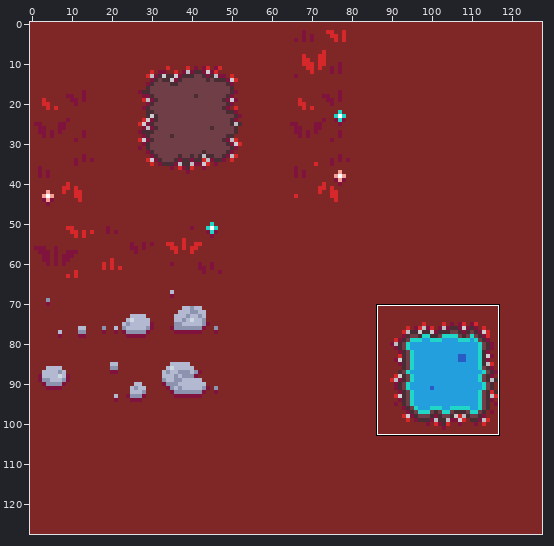
Two states of a sprite sheet, tilesets/hellTiles.png. The first picture is a wide view before the edit; the outline marks the close-up.
Close-up. Before:
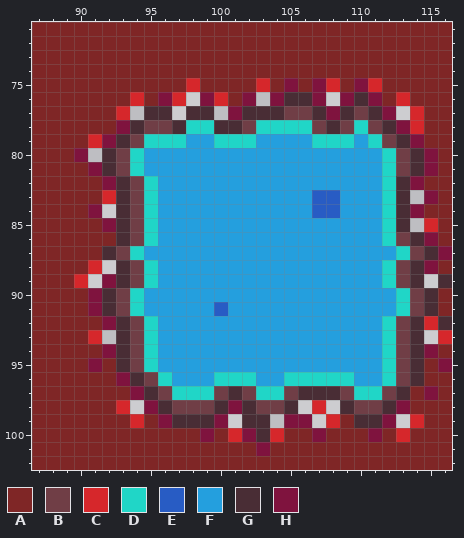
The file is 128x128 pixels. Shown: x 87..116, y 71..102.
Palette (. is transparent): A #7f2626  B #703e46  C #d6272b  D #20d6c7  E #285cc4  F #249fde  G #492d35  H #7f133e
Once edited:
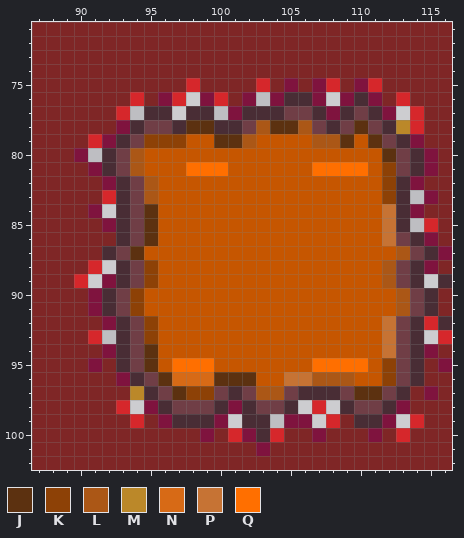
Colours new in this view: J #5c3110  K #8d4106  L #ab5716  M #bb8829  N #d76a16  P #c67334  Q #ff6f00
The exact change:
@@ palette @@
-F #249fde
+F #c65600
@@ x 87..116 @@
  77 AAAAAAC.GG.GG.HGGGBBGHGBGH.CAA
- 78 AAAAAAHGBBGDDGGBDDDDBGBDBGHCAA
- 79 AAAACHGBDDDFFDDDFFFFDDDFDBGHAA
- 80 AAAH.GBDFFFFFFFFFFFFFFFFFDBGHA
- 81 AAAAHGBDFFFFFFFFFFFFFFFFFDBGHA
- 82 AAAAAHGBDFFFFFFFFFFFFFFFFDGHAA
- 83 AAAAACGBDFFFFFFFFFFFEEFFFDG.HA
- 84 AAAAH.GBDFFFFFFFFFFFEEFFFDGHAA
- 85 AAAAAHGBDFFFFFFFFFFFFFFFFDG.CA
- 86 AAAAAAGBDFFFFFFFFFFFFFFFFDBGHA
- 87 AAAAAGBDFFFFFFFFFFFFFFFFFFDBGH
- 88 AAAAC.GBDFFFFFFFFFFFFFFFFDBGHA
- 89 AAAC.HGBDFFFFFFFFFFFFFFFFDBG.G
- 90 AAAAHGBDFFFFFFFFFFFFFFFFFFDBGA
- 91 AAAAHGBDFFFFFEFFFFFFFFFFFFDBGA
- 92 AAAAAHGBDFFFFFFFFFFFFFFFFDBGCG
- 93 AAAAC.GBDFFFFFFFFFFFFFFFFDBG.C
- 94 AAAAAHGBDFFFFFFFFFFFFFFFFDBGHA
- 95 AAAAHAGBDFFFFFFFFFFFFFFFFDBGAH
- 96 AAAAAAHGBDFFFDDDFFDDDDDFFDBGAA
- 97 AAAAAAAHGBDDDBGBDDBGGGBDDBGAHA
+ 78 AAAAAAHGBBGJJGGBLJJLBGBJBGMCAA
+ 79 AAAACHGBKKKFFJJLFFFFLLJFJBGHAA
+ 80 AAAH.GBLFFFFFFFFFFFFFFFFFJBGHA
+ 81 AAAAHGBLFFFQQQFFFFFFQQQQFKBGHA
+ 82 AAAAAHGBLFFFFFFFFFFFFFFFFKGHAA
+ 83 AAAAACGBLFFFFFFFFFFFFFFFFKG.HA
+ 84 AAAAH.GBJFFFFFFFFFFFFFFFFPGHAA
+ 85 AAAAAHGBJFFFFFFFFFFFFFFFFPG.CA
+ 86 AAAAAAGBJFFFFFFFFFFFFFFFFPBGHA
+ 87 AAAAAGBJFFFFFFFFFFFFFFFFFFLBGH
+ 88 AAAAC.GBKFFFFFFFFFFFFFFFFLBGHA
+ 89 AAAC.HGBKFFFFFFFFFFFFFFFFLBG.G
+ 90 AAAAHGBKFFFFFFFFFFFFFFFFFFLBGA
+ 91 AAAAHGBKFFFFFFFFFFFFFFFFFFLBGA
+ 92 AAAAAHGBKFFFFFFFFFFFFFFFFPBGCG
+ 93 AAAAC.GBKFFFFFFFFFFFFFFFFPBG.C
+ 94 AAAAAHGBJFFFFFFFFFFFFFFFFPBGHA
+ 95 AAAAHAGBJFQQQFFFFFFFQQQQFKBGAH
+ 96 AAAAAAHGBJNNNJJJFFPPLLLFFKBGAA
+ 97 AAAAAAAMGBJKKBGBLLBGGGBJJBGAHA
  98 AAAAAAC.HGBBBGHGBBG.C.GBBGHAAA
Boxes around the changes in both close-ups, in picture pixels (x1, y1, x2, y2):
changed: (130, 120, 410, 400)
